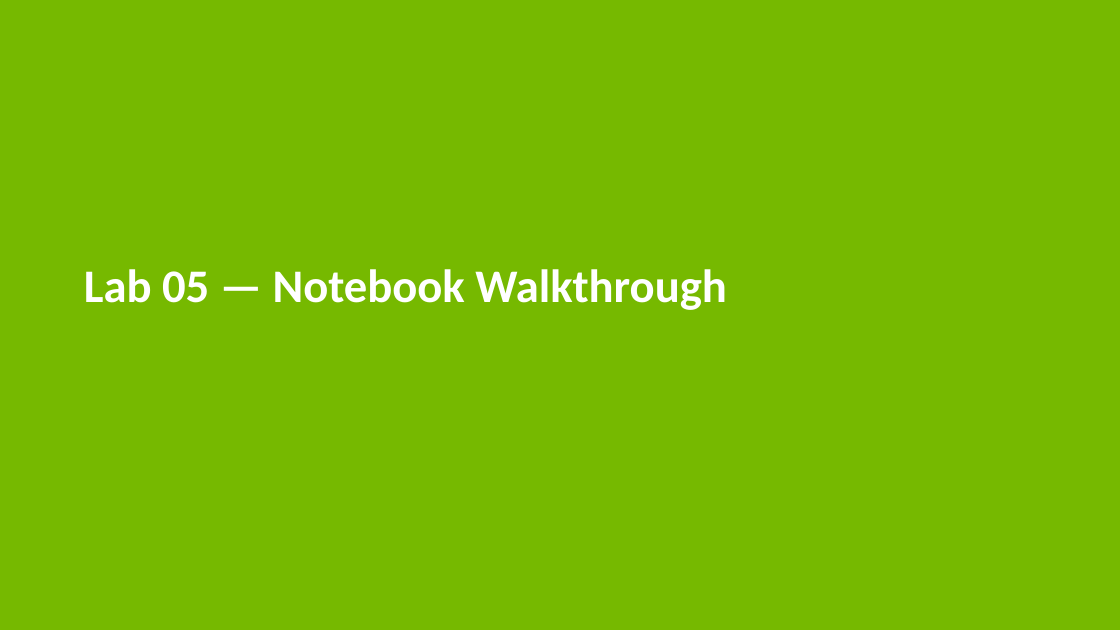
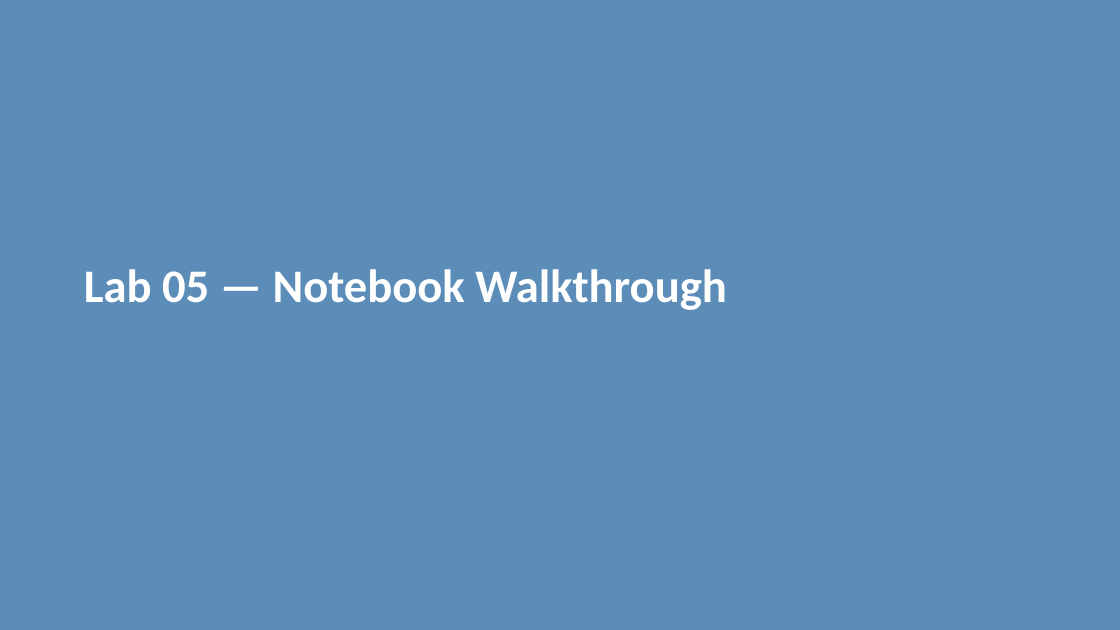
Before and after one commit to skippythemagnificent/Nvidia-Partner-Labs, a slide deck: slide 7 of decks/agents-and-orchestration.pptx. Drawn at 1120x630 pixels with LibreOffice and Linux fonts; fonts in the diff are those of the drawing. Boxes give left, top, right and bottom in pixels: in the first picture for what was removed or moved away, otherwise in the second. Text is boxed around its words. In the diff, an @@ line names an element or a change of style, - is before the commit and + after.

Commit message:
Update deck theme to neutral palette
Replace green accent and tint colors with a neutral blue-gray palette across all decks.

```diff
--- a/decks/agents-and-orchestration.pptx
+++ b/decks/agents-and-orchestration.pptx
@@ background #76B900 to #5B8DB8 @@
```
Also in this commit, not shown: 17 other slides changed, 5 other files.
